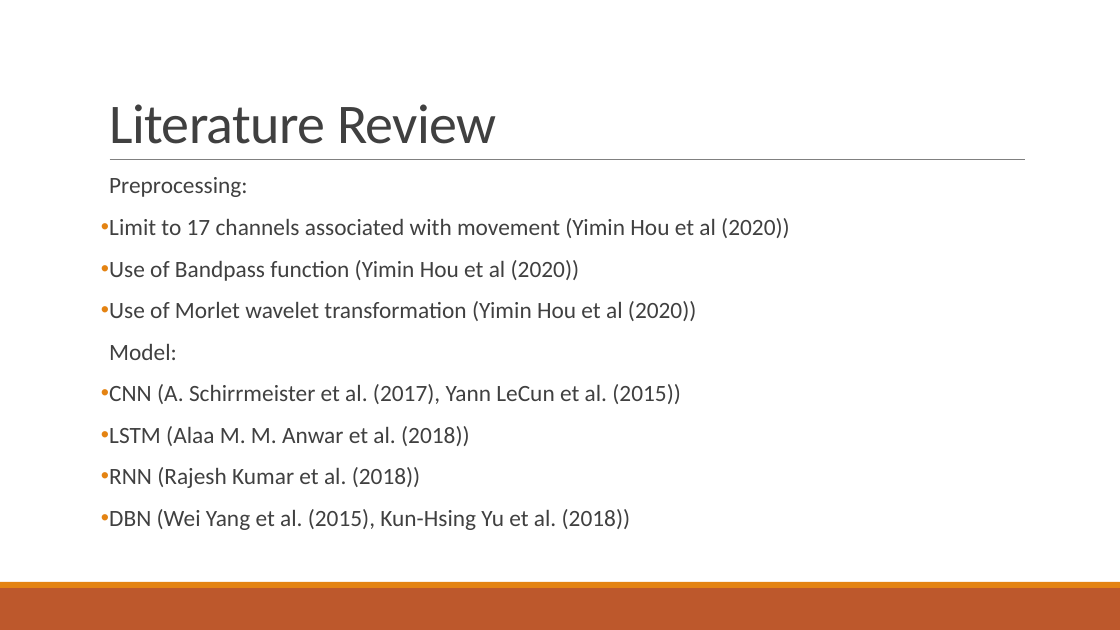
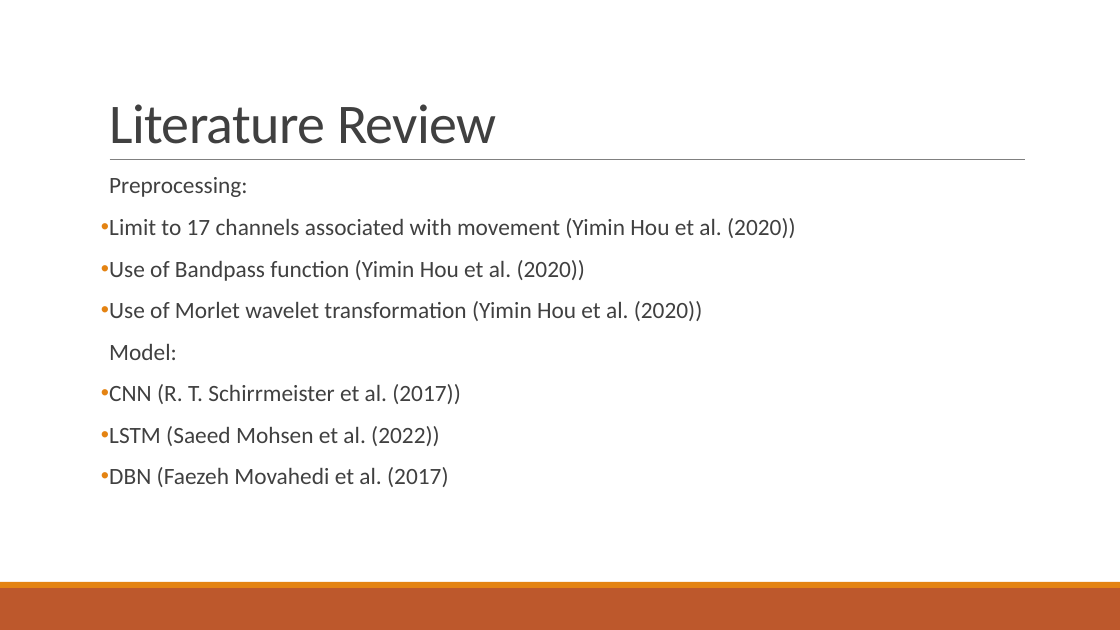
Before and after one commit to ML-course-EEG-team/eeg_ml, a slide deck: slide 2 of 4_presentation/opencampus_presentation.pptx. Drawn at 1120x630 pixels with LibreOffice and Linux fonts; fonts in the diff are those of the drawing. Boxes give left, top, right and bottom in pixels: in the first picture for what was removed or moved away, otherwise in the second. Text is boxed around its words. In the diff, an @@ line names an element or a change of style, - is before the commit and + after.

```diff
--- a/4_presentation/opencampus_presentation.pptx
+++ b/4_presentation/opencampus_presentation.pptx
@@ text at [109, 218, 796, 321]: text changed @@
-• Limit to 17 channels associated with movement (Yimin Hou et al (2020))
-• Use of Bandpass function (Yimin Hou et al (2020))
-• Use of Morlet wavelet transformation (Yimin Hou et al (2020))
+• Limit to 17 channels associated with movement (Yimin Hou et al. (2020))
+• Use of Bandpass function (Yimin Hou et al. (2020))
+• Use of Morlet wavelet transformation (Yimin Hou et al. (2020))
@@ text at [109, 384, 461, 487]: text changed @@
-• CNN (A. Schirrmeister et al. (2017), Yann LeCun et al. (2015))
-• LSTM (Alaa M. M. Anwar et al. (2018))
-• RNN (Rajesh Kumar et al. (2018))
-• DBN (Wei Yang et al. (2015), Kun-Hsing Yu et al. (2018))
+• CNN (R. T. Schirrmeister et al. (2017))
+• LSTM (Saeed Mohsen et al. (2022))
+• DBN (Faezeh Movahedi et al. (2017)
```
Also in this commit, not shown: 1 other slide changed.
